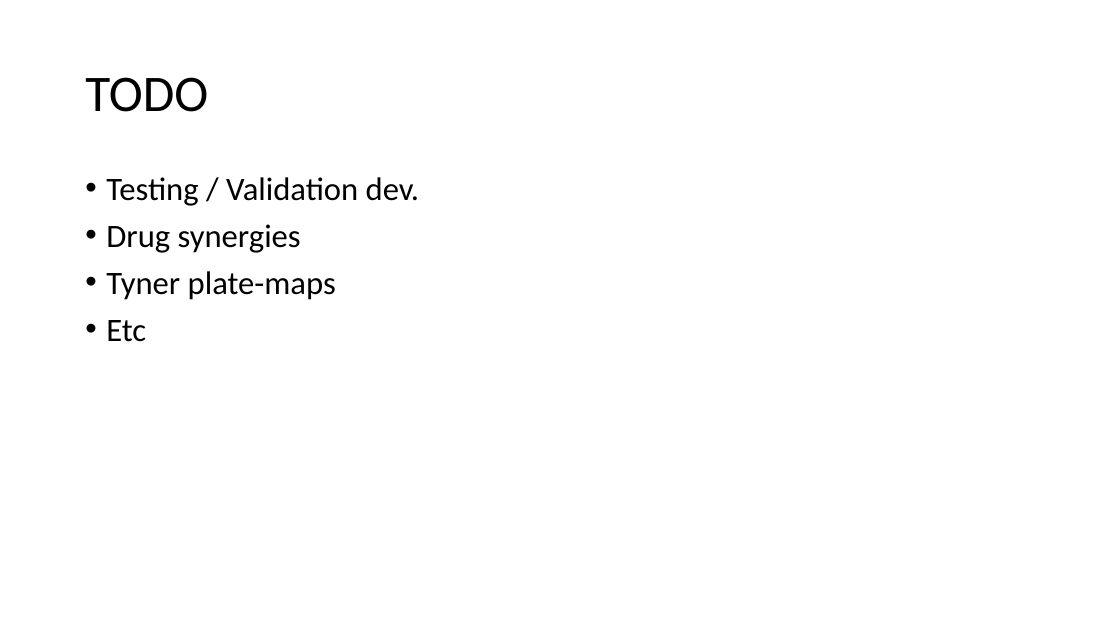
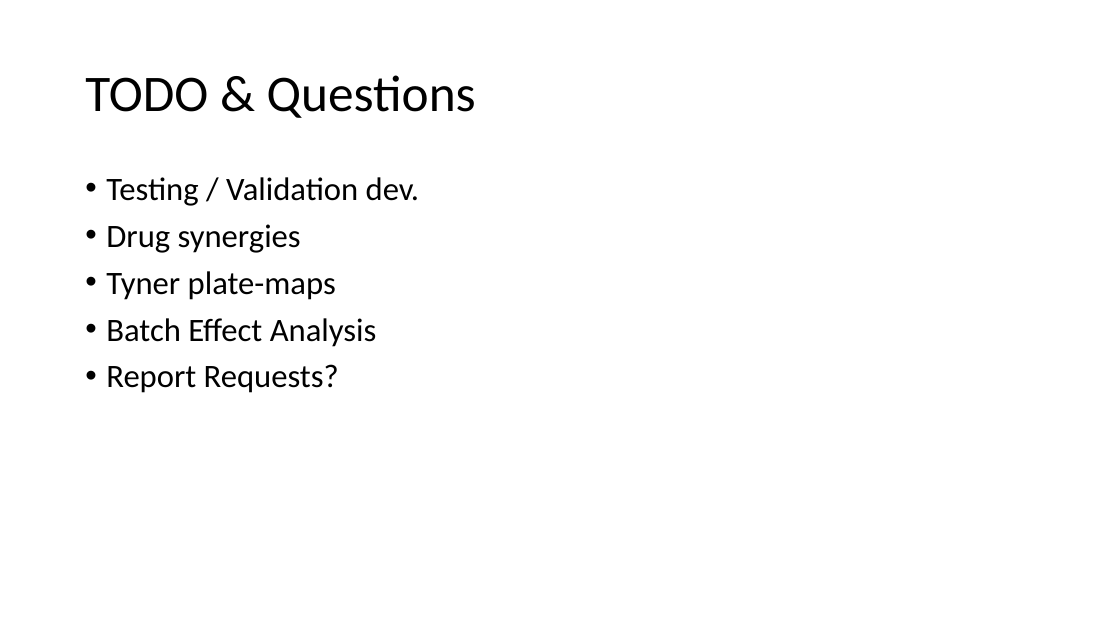
Before and after one commit to nathanieljevans/HNSCC_functional_data_pipeline, a slide deck: slide 14 of docs/HNSCC_functional_assay_pipeline_development_rev002.pptx (slide 16 before the commit). Drawn at 1120x630 pixels with LibreOffice and Linux fonts; fonts in the diff are those of the drawing. Boxes give left, top, right and bottom in pixels: in the first picture for what was removed or moved away, otherwise in the second. Text is boxed around its words. In the diff, an @@ line names an element or a change of style, - is before the commit and + after.

```diff
--- a/docs/HNSCC_functional_assay_pipeline_development_rev002.pptx
+++ b/docs/HNSCC_functional_assay_pipeline_development_rev002.pptx
@@ title at [85,75,476,118]: text changed @@
-TODO
+TODO & Questions
@@ text at [106,318,377,393]: text changed @@
-• Etc
+• Batch Effect Analysis
+• Report Requests?
```
Also in this commit, not shown: 2 other slides changed, 2 slides removed, 1 other file.
